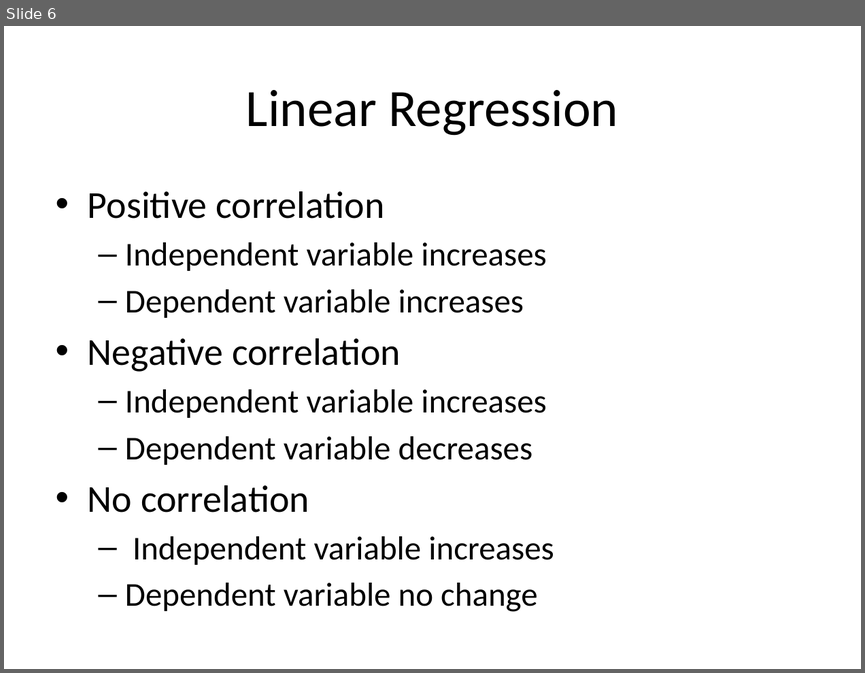
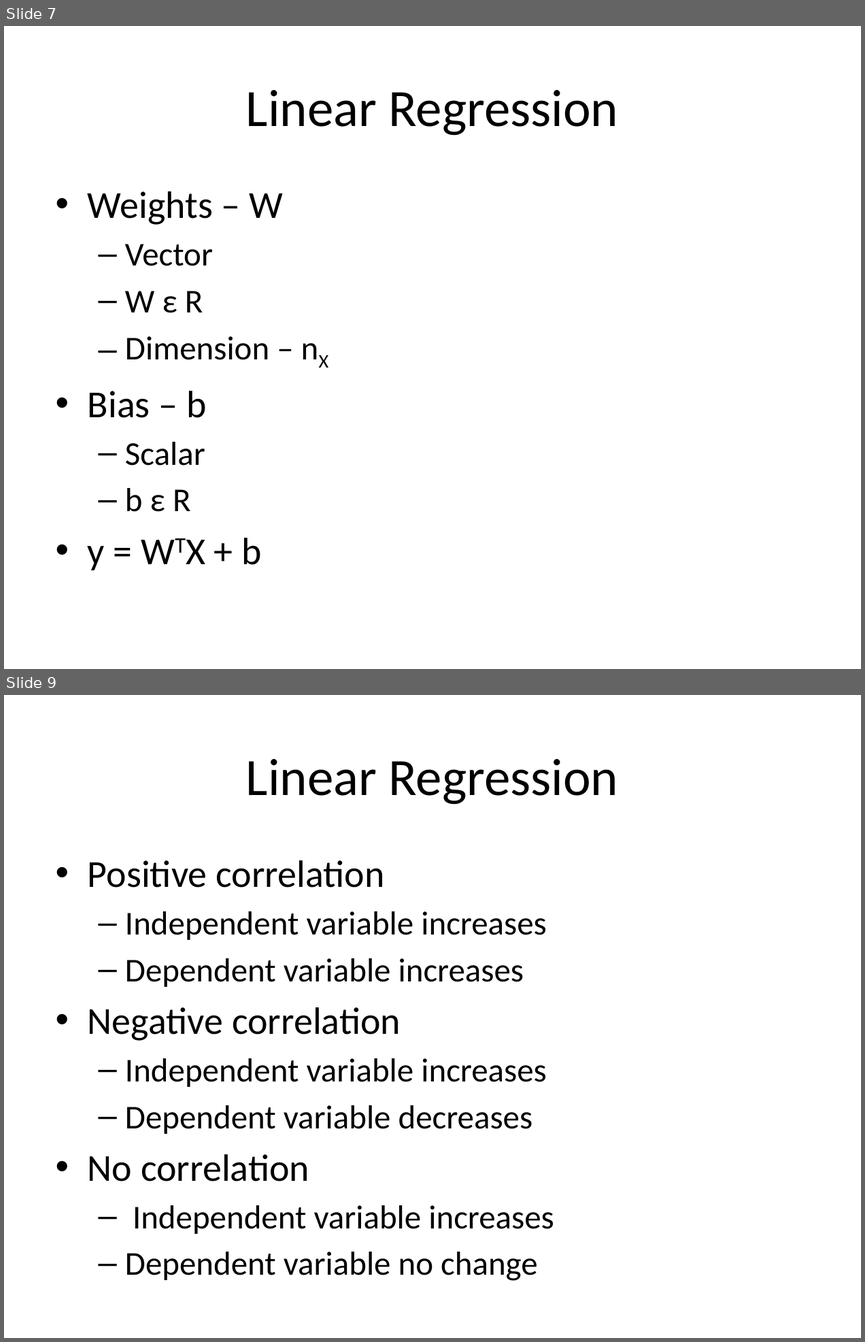
Before and after one commit to look4pritam/ArtificialIntelligence, a slide deck: MachineLearning/LinearRegression/LinearRegression.pptx. Shown one above the other, each under a label of ours: slide 6 before the commit, slides 7 and 9 after it; the slides between them are not shown. The pictures are 865x673 and 865x1342 pixels, drawn with LibreOffice and Linux fonts; fonts in the diff are those of the drawing. Boxes give left, top, right and bottom in pixels: in the first picture for what was removed or moved away, otherwise in the second. Text is boxed around its words. In the diff, an @@ line names an element or a change of style, - is before the commit and + after.

```diff
--- a/MachineLearning/LinearRegression/LinearRegression.pptx
+++ b/MachineLearning/LinearRegression/LinearRegression.pptx
@@ slide 7 added at <box>4,26,861,669</box>, background #FFFFFF @@
@@ title added at <box>246,90,618,135</box>, 44 pt, text #000000 @@
+Linear Regression
@@ text added at <box>88,191,283,570</box>, 28 pt, text #000000 @@
+• Weights – W
+  – Vector
+  – W ε R
+  – Dimension – nX
+• Bias – b
+  – Scalar
+  – b ε R
+• y = WTX + b
@@ what was slide 6 is now slide 9 @@
```
Also in this commit, not shown: 3 slides changed, 5 other slides added, 1 slide removed.
